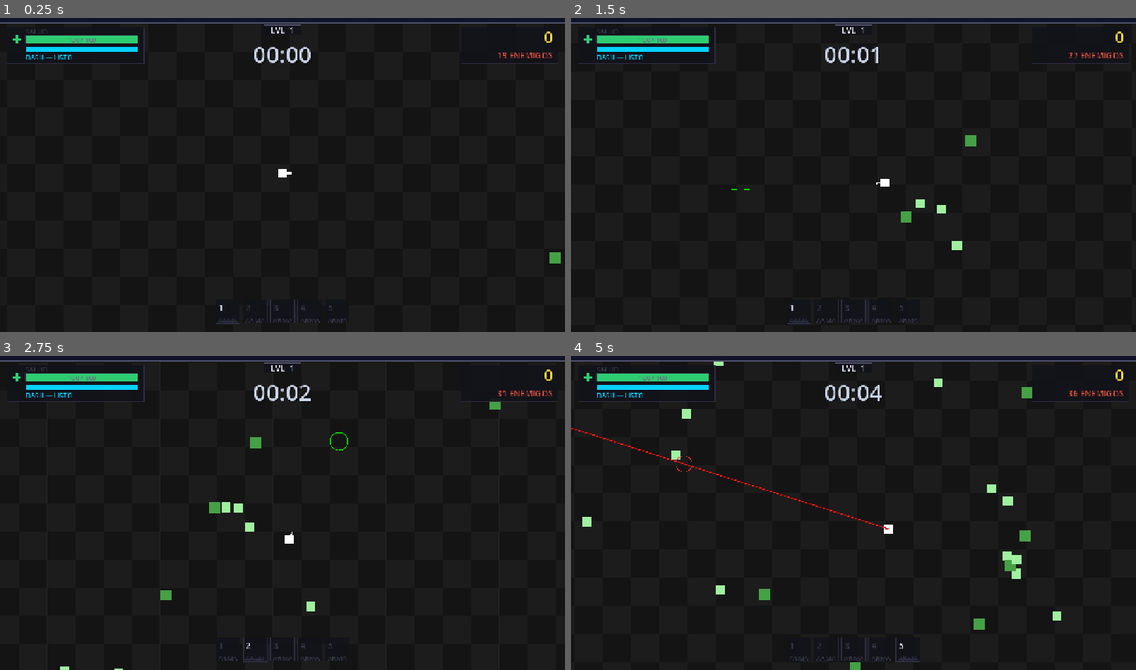
Above: before the commit, frames 1-4 (two rows, left to right).
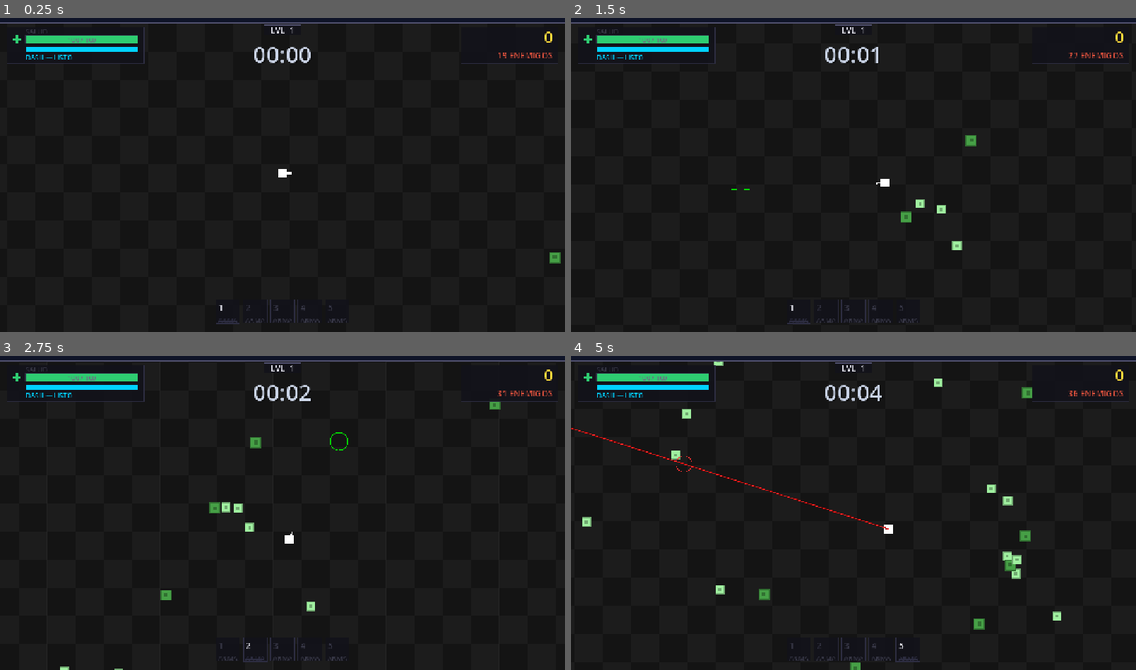
Above: after the commit, the same moments.

Repository: elJulioDev/ProyectSurvivor-Remake
Game: Godot game, scene res://scenes/gameplay.tscn
The game is run twice, just before and just after one commit, with the same random seed, the same clock (stepped at 60 frames per second) and the same inputs. This scene is started directly instead of the project's main scene.
Inputs (mouse positions are in pixels of both pictures, inside the frame that each line leads up to):
- Up to frame 1 (0.25 s): no input
- Up to frame 2 (1.5 s): tap Enter at 0.5 s; move the mouse to (977, 156) at 0.52 s; hold D (move_right) 0.53-1.28 s; tap Ctrl (dash) at 0.6 s; click (977, 156) at 0.67 s; move the mouse to (740, 187) at 1.27 s; hold S (move_down) from 1.28 s (still down); tap 1 at 1.35 s
- Up to frame 3 (2.75 s): move the mouse to (339, 440) at 2.02 s; release S (move_down) at 2.03 s; hold D (move_right) from 2.03 s (still down); tap 2 at 2.1 s
- Up to frame 4 (5 s): move the mouse to (825, 575) at 2.77 s; release D (move_right) at 2.78 s; hold W (move_up) 2.78-3.53 s; tap 3 at 2.85 s; click (825, 575) at 2.92 s; move the mouse to (1023, 560) at 3.52 s; hold A (move_left) from 3.53 s (still down); tap 4 at 3.6 s; move the mouse to (684, 462) at 4.27 s; tap 5 at 4.35 s

The runs differ from the first frame. In frame 1, less than 0.1% of the frame differs, in the area x 97-100%, y 74-79%; in frame 2, 0.1%; in frame 3, 0.2%; in frame 4, 0.4%, in the area x 2-87%, y 1-100%.

Commit message:
Se quito momentaneamente el sistema de subir experiencia y se ajusto el flash de impacto en los enemigos.

Diff:
--- a/scenes/gameplay.gd
+++ b/scenes/gameplay.gd
@@ -88,9 +88,12 @@
 		if gem.has_method("setup"):
 			gem.setup(1)
 
-	# XP al jugador
-	if is_instance_valid(player_ref) and player_ref.has_method("gain_experience"):
-		player_ref.gain_experience(points)
+	# --- LÍNEAS ELIMINADAS ---
+	# El código de abajo causaba que la barra subiera instantáneamente.
+	# Ahora el jugador solo ganará XP cuando colisione con el nodo de la gema.
+
+	# if is_instance_valid(player_ref) and player_ref.has_method("gain_experience"):
+	# 	player_ref.gain_experience(points)
 
 ## Compatibilidad con el sistema anterior (por si algún script lo llama)
 func _on_enemy_killed_at(pos: Vector2, points: int) -> void:
--- a/scenes/gameplay.tscn
+++ b/scenes/gameplay.tscn
@@ -67,8 +67,8 @@
 
 [node name="Particles" type="Node2D" parent="." unique_id=1261640654]
 
-[node name="SpawnManager" type="Node2D" parent="." unique_id=474022568]
-script = ExtResource("7_e124b")
-
 [node name="EnemyManager" type="Node2D" parent="." unique_id=1549364374]
 script = ExtResource("10_hbo4f")
+
+[node name="SpawnManager" type="Node2D" parent="." unique_id=1107055362]
+script = ExtResource("7_e124b")
--- a/scripts/managers/EnemyManager.gd
+++ b/scripts/managers/EnemyManager.gd
@@ -48,6 +48,7 @@
 var _type    := PackedByteArray()      # índice en TYPE_* arrays
 var _pts     := PackedInt32Array()     # puntos al morir
 var _dmg_inv := PackedFloat32Array()   # invulnerabilidad temporal tras daño
+var _flash   := PackedFloat32Array()   # Temporizador de destello blanco
 
 var _count   : int = 0   # enemigos activos en este frame
 
@@ -88,6 +89,8 @@
 	_pts.resize(n);   _dmg_inv.resize(n)
 	_alive.fill(0)
 	_dmg_inv.fill(0)
+	_flash.fill(0)
+	_flash.resize(n)
 
 func _build_multimesh() -> void:
 	# Quad 1×1 blanco — escalamos vía Transform2D por instancia
@@ -114,8 +117,31 @@
 	img.fill(Color.WHITE)
 	_mmi.texture = ImageTexture.create_from_image(img)
 
+	# --- NUEVO CÓDIGO: SHADER PARA RECUPERAR EL ESTILO VISUAL ---
+	var mat = ShaderMaterial.new()
+	mat.shader = Shader.new()
+	mat.shader.code = """
+	shader_type canvas_item;
+	void fragment() {
+		vec4 base_color = COLOR;
+
+		// Calcular borde (aprox 8% del tamaño del sprite)
+		float b = 0.08;
+		bool is_border = (UV.x < b || UV.x > 1.0 - b || UV.y < b || UV.y > 1.0 - b);
+
+		// Calcular centro oscuro (1/3 del tamaño)
+		bool is_center = (abs(UV.x - 0.5) < 0.166 && abs(UV.y - 0.5) < 0.166);
+
+		if (is_border || is_center) {
+			// Oscurecer el color base para simular el borde y el centro
+			COLOR = vec4(base_color.rgb * 0.7, base_color.a);
+		}
+	}
+	"""
+	_mmi.material = mat
+	# -----------------------------------------------------------
+
 	add_child(_mmi)
-
 
 # ════════════════════════════════════════════════════════════════
 #  API PÚBLICA
@@ -158,6 +184,7 @@
 		return false
 
 	_hp[idx] -= amount
+	_flash[idx] = 0.166
 
 	# Kickback proporcional al tipo
 	if hit_dir != Vector2.ZERO:
@@ -281,6 +308,10 @@
 		# ── Invulnerabilidad temporal ────────────────────────
 		if _dmg_inv[i] > 0.0:
 			_dmg_inv[i] = maxf(0.0, _dmg_inv[i] - delta)
+
+		# ── Destello de impacto ──────────────────────────────
+		if _flash[i] > 0.0:
+			_flash[i] = maxf(0.0, _flash[i] - delta)
 
 		# ── Mover ────────────────────────────────────────────
 		_px[i] = cx + (_vx[i] + _kx[i]) * delta
@@ -400,12 +431,16 @@
 		_mm.set_instance_transform_2d(i,
 			Transform2D(Vector2(sz, 0.0), Vector2(0.0, sz), Vector2(ex, ey)))
 
-		# Color base del tipo, enrojeciendo con poca vida
+		# Color base del tipo
 		var ti     := _type[i]
-		var hppct  := _hp[i] / maxf(_maxhp[i], 1.0)
 		var col    : Color = TYPE_COLORS[ti]
-		if hppct < 0.5:
-			col = col.lerp(Color(0.85, 0.08, 0.08), (0.5 - hppct) * 1.8)
+
+		# --- Aplicar el destello blanco de impacto ---
+		if _flash[i] > 0.0:
+			var flash_pct := _flash[i] / 0.166
+			# Mezcla hacia color blanco puro dependiendo del tiempo restante
+			col = col.lerp(Color.WHITE, flash_pct * 0.95)
+
 		_mm.set_instance_color(i, col)
 
 	queue_redraw()
